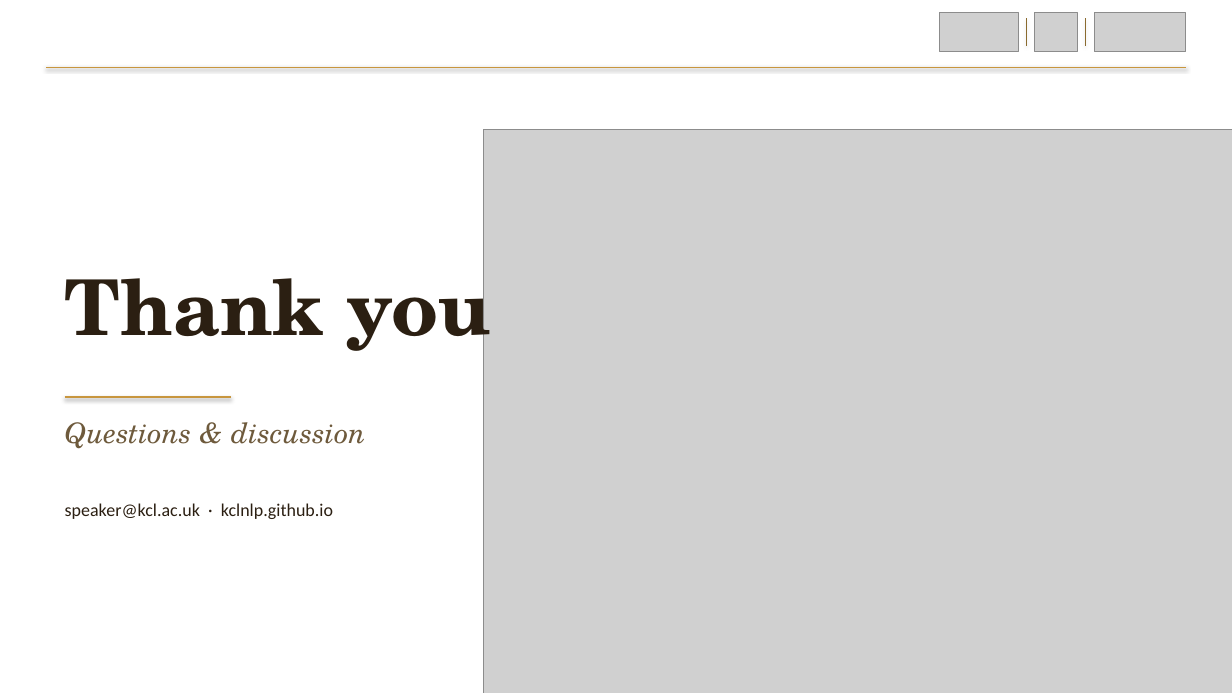
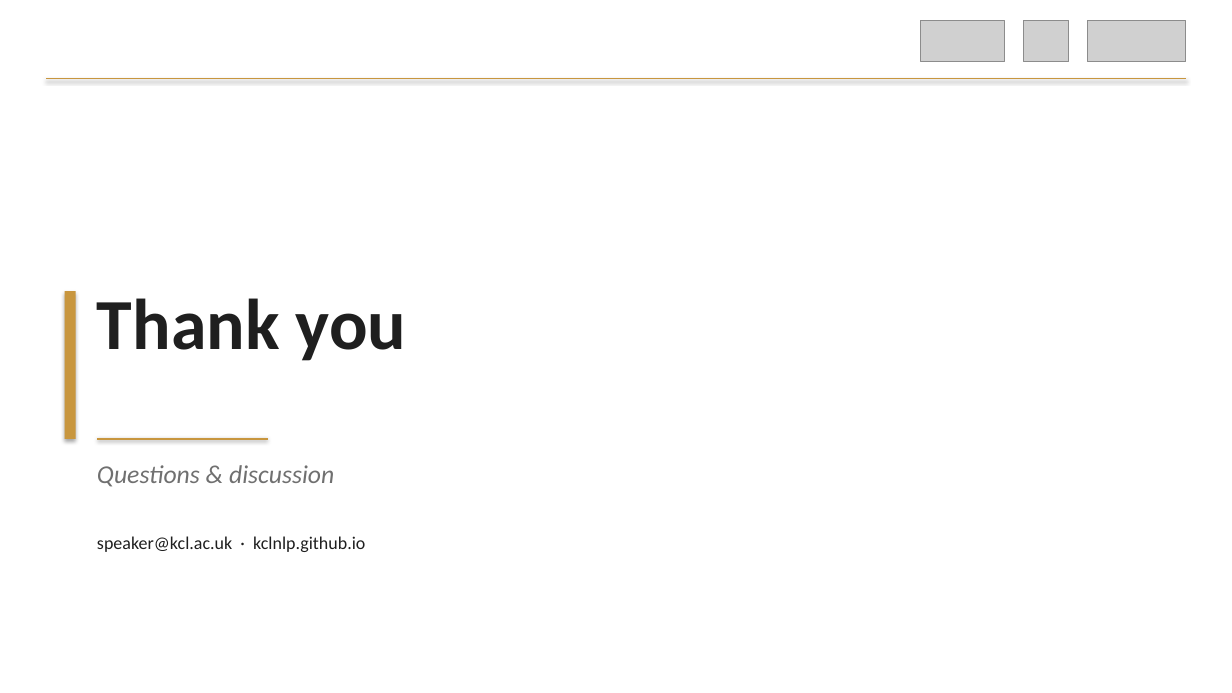
Before and after one commit to preordinary/KCLNLP_SlidesTemplate, a slide deck: slide 5 of templates/tree_yellow_texture/KCLNLP_TreeYellow.pptx. Drawn at 1232x693 pixels with LibreOffice and Linux fonts; fonts in the diff are those of the drawing; grey boxes stand for pictures; background and template pictures are left out. Boxes give left, top, right and bottom in pixels: in the first picture for what was removed or moved away, otherwise in the second. Text is boxed around its words. In the diff, an @@ line names an element or a change of style, - is before the commit and + after.

```diff
--- a/templates/tree_yellow_texture/KCLNLP_TreeYellow.pptx
+++ b/templates/tree_yellow_texture/KCLNLP_TreeYellow.pptx
@@ picture: place and size @@
-picture at bbox=[940, 13, 1019, 52]
+picture at bbox=[921, 20, 1005, 62]
@@ picture: place and size @@
-picture at bbox=[1035, 13, 1078, 52]
+picture at bbox=[1023, 20, 1069, 62]
@@ line removed from (1027, 18) to (1027, 46) @@
@@ line removed from (1086, 18) to (1086, 46) @@
@@ picture: place and size @@
-picture at bbox=[1094, 13, 1186, 52]
+picture at bbox=[1088, 20, 1186, 62]
@@ line moved from (46, 67) - (1186, 67) to (46, 79) - (1186, 79) @@
@@ picture removed at bbox=[483, 129, 1232, 693] @@
@@ rectangle added at bbox=[65, 291, 76, 439], fill #C8963E @@
@@ text "Thank you": place and size @@
-text "Thank you" at bbox=[65, 256, 491, 361]
+text "Thank you" at bbox=[97, 298, 406, 361]
@@ text "Thank you" at bbox=[97, 298, 406, 361]: size 60 to 56 pt, font TeX Gyre Schola to Calibri, text colour #2B1F12 to #1F1F1F @@
@@ line moved from (65, 397) - (231, 397) to (97, 439) - (268, 439) @@
@@ text "Questions & discussion": place and size @@
-text "Questions & discussion" at bbox=[65, 422, 366, 449]
+text "Questions & discussion" at bbox=[97, 465, 334, 487]
@@ text "Questions & discussion" at bbox=[97, 465, 334, 487]: size 22 to 20 pt, font TeX Gyre Schola to Calibri, text colour #6E5A3C to #707070 @@
@@ text "speaker@kcl.ac.uk · kclnlp.github.io": place and size @@
-text "speaker@kcl.ac.uk · kclnlp.github.io" at bbox=[65, 503, 333, 519]
+text "speaker@kcl.ac.uk · kclnlp.github.io" at bbox=[97, 536, 365, 552]
@@ text "speaker@kcl.ac.uk · kclnlp.github.io" at bbox=[97, 536, 365, 552]: text colour #2B1F12 to #1F1F1F @@
```
Also in this commit, not shown: 4 other slides changed, 6 other files.
